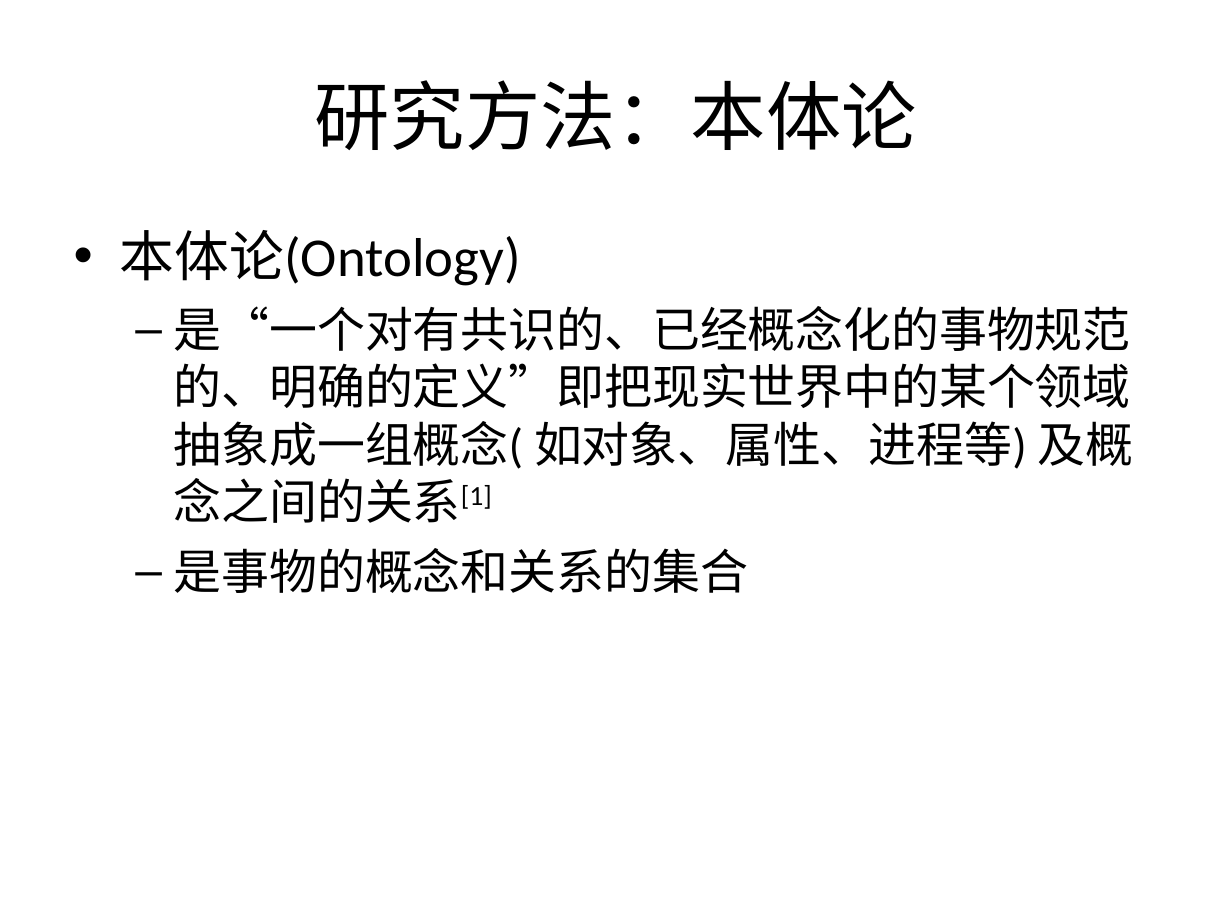
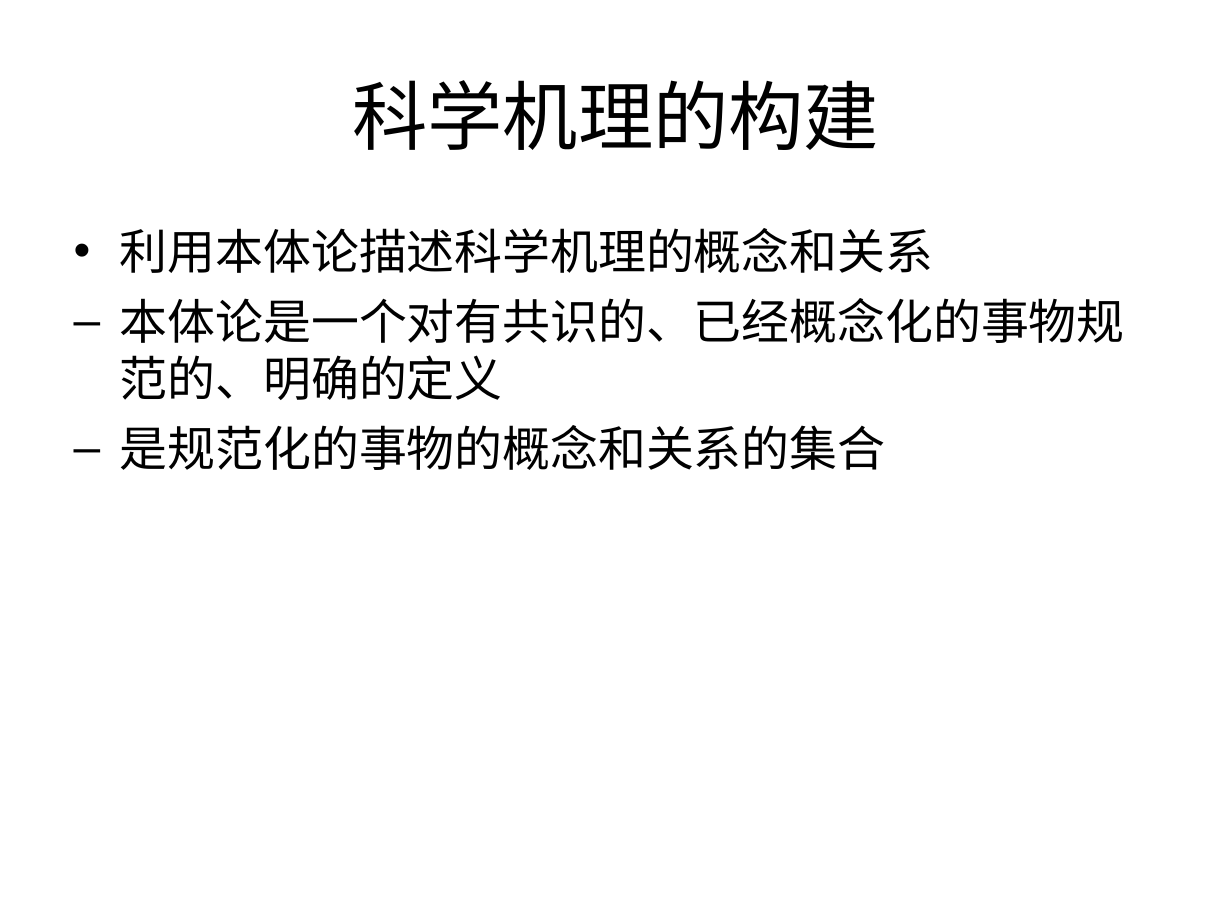
Before and after one commit to Nookleptia/qianmen3d, a slide deck: slide 13 of 毕设文件/毕设提纲.ppt (slide 9 before the commit). Drawn at 1232x924 pixels with LibreOffice and Linux fonts; fonts in the diff are those of the drawing. Boxes give left, top, right and bottom in pixels: in the first picture for what was removed or moved away, otherwise in the second. Text is boxed around its words. In the diff, an @@ line names an element or a change of style, - is before the commit and + after.

```diff
--- a/毕设文件/毕设提纲.ppt
+++ b/毕设文件/毕设提纲.ppt
@@ title at [352,80,879,150]: text changed @@
-研究方法：本体论
+科学机理的构建
@@ text at [120,228,1125,470]: text changed @@
-• 本体论(Ontology)
-  – 是“一个对有共识的、已经概念化的事物规范的、明确的定义”即把现实世界中的某个领域抽象成一组概念( 如对象、属性、进程等) 及概念之间的关系[1]
-  – 是事物的概念和关系的集合
+  • 利用本体论描述科学机理的概念和关系
+  – 本体论是一个对有共识的、已经概念化的事物规范的、明确的定义
+  – 是规范化的事物的概念和关系的集合
```
Also in this commit, not shown: 26 other slides changed, 9 slides added, 6 slides removed, 2 other files.
